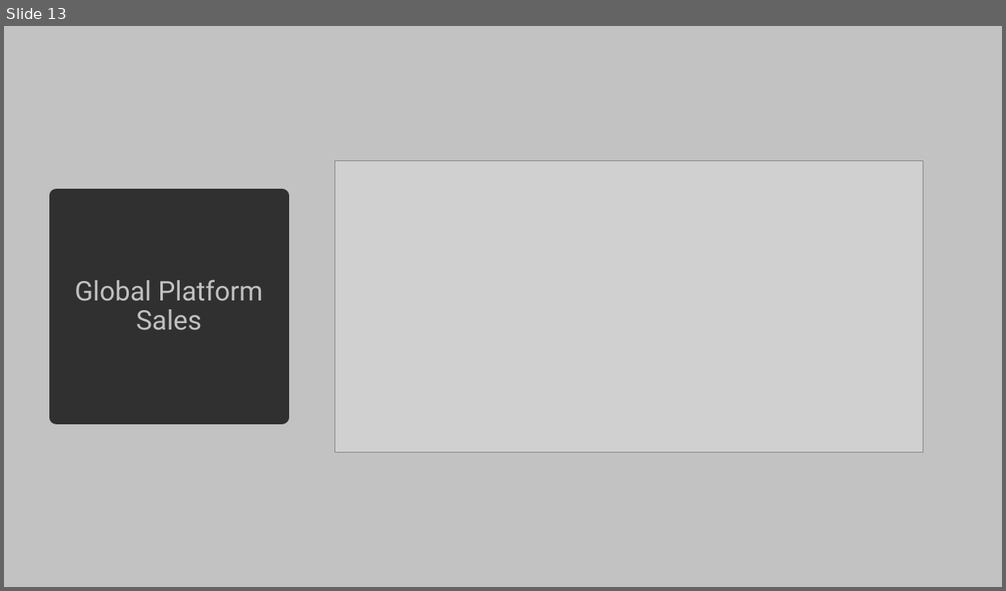
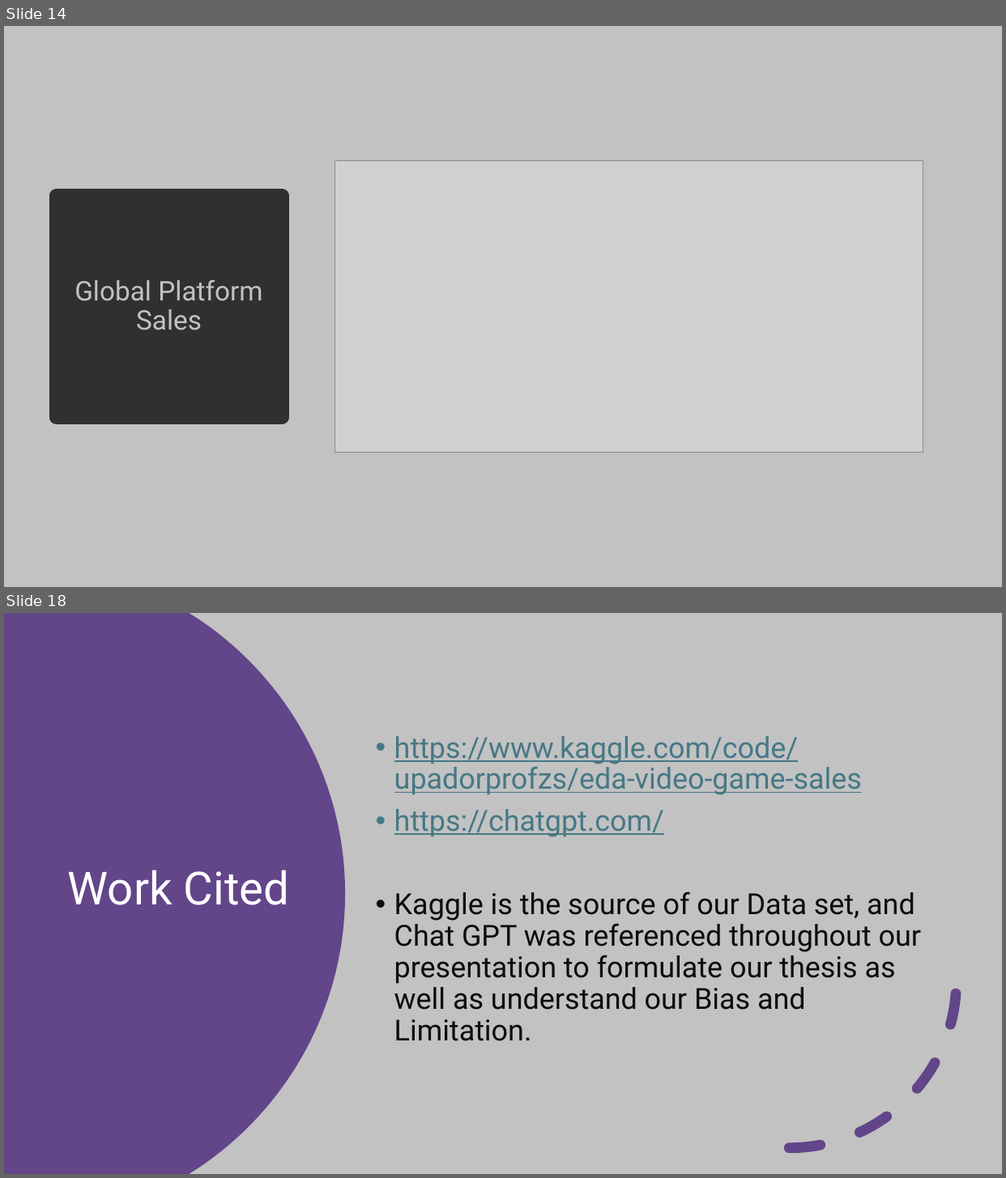
Before and after one commit to CymbalOfJoy/Project_1-Group_3, a slide deck: Power Point/Group 3 Presentation.pptx. Shown one above the other, each under a label of ours: slide 13 before the commit, slides 14 and 18 after it; the slides between them are not shown. The pictures are 1006x591 and 1006x1178 pixels, drawn with LibreOffice and Linux fonts; fonts in the diff are those of the drawing; grey boxes stand for pictures. Boxes give left, top, right and bottom in pixels: in the first picture for what was removed or moved away, otherwise in the second. Text is boxed around its words. In the diff, an @@ line names an element or a change of style, - is before the commit and + after.

```diff
--- a/Power Point/Group 3 Presentation.pptx
+++ b/Power Point/Group 3 Presentation.pptx
@@ slide 18 added at bbox=[4, 613, 1002, 1174], background #C2C2C2 @@
@@ freeform shape added at bbox=[4, 613, 345, 1174], fill #63458A @@
@@ text added at bbox=[394, 736, 921, 1041], 28 pt, text #0C0C0C @@
+• https://www.kaggle.com/code/upadorprofzs/eda-video-game-sales
+• https://chatgpt.com/
+• Kaggle is the source of our Data set, and Chat GPT was referenced throughout our presentation to formulate our thesis as well as understand our Bias and Limitation.
@@ arc (boxed as its full ellipse) added at bbox=[622, 815, 957, 1149], outline #63458A 10 pt dashed @@
@@ title added at bbox=[68, 870, 290, 905], 44 pt, text #FFFFFF @@
+Work Cited
@@ what was slide 13 is now slide 14 @@
```
Also in this commit, not shown: 1 slide changed, 5 other slides added, 2 other files.
